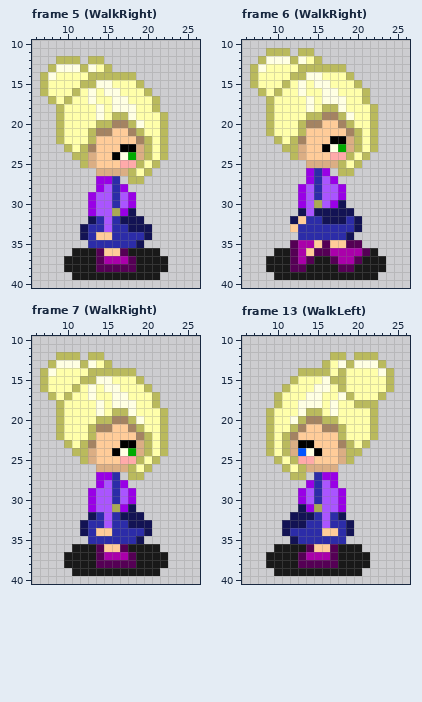
Edited in one commit: pixel-art file (Assets/player.ase). Above is the file before it was changed.
32x48 pixels, 16 frames. Shown: frame 5 (WalkRight): x 6..26, y 10..40; frame 6 (WalkRight): x 6..26, y 10..40; frame 7 (WalkRight): x 6..26, y 10..40; frame 13 (WalkLeft): x 6..26, y 10..40. The commit also changed other frames, which this record leaves out.
The result:
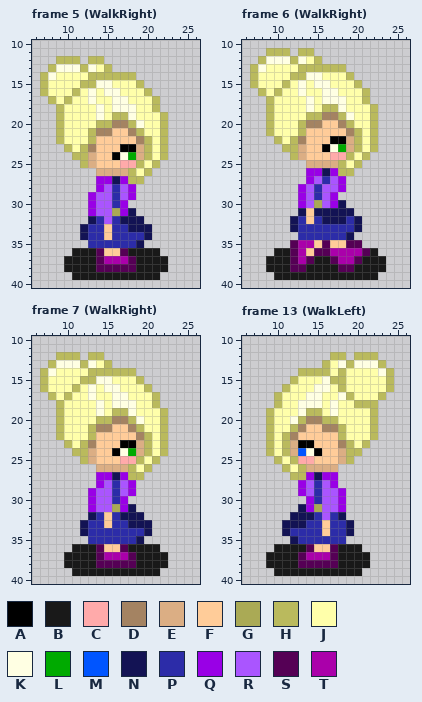
Palette (. is transparent): A #000000  B #191919  C #ffaaaa  D #a48362  E #dbae84  F #ffcc99  G #aaaa55  H #baba5d  J #ffffaa  K #ffffe3  L #00aa00  M #0055ff  N #131354  P #2c2ca8  Q #9900e6  R #aa55ff  S #550055  T #aa00aa
Change:
Frame 5 (WalkRight), layer "Body":
y 27: x 16..17 P. -> NQ
y 28: x 17..18 Q. -> RQ
y 30: x 17..18 RQ -> Q.
y 33: x 15 R -> F
y 34: x 14 F -> P
Frame 6 (WalkRight), layer "Body":
y 26: x 15..17 PQ. -> QNQ
y 27: x 15..18 PRQ. -> RPRQ
y 29: x 17..18 RQ -> Q.
y 31: x 14 R -> F
y 32: x 13..14 FP -> PF
y 33: x 12 F -> N
Frame 7 (WalkRight), layer "Body":
y 27: x 16..17 P. -> NQ
y 28: x 17..18 Q. -> RQ
y 30: x 17..18 RQ -> Q.
y 32..33: x 15 R -> F
y 34: x 14..15 FF -> PP
Frame 13 (WalkLeft), layer "Body":
y 27: x 14..15 .P -> QN
y 28: x 13..14 .Q -> QR
y 30: x 13..14 QR -> .Q
y 33: x 16 R -> F
y 34: x 17 F -> P
Where, in picture pixels (left, top, right, bottom), the same in both pictures:
changed: (96, 176, 136, 240)
changed: (290, 168, 346, 232)
changed: (96, 472, 136, 536)
changed: (298, 472, 338, 536)
